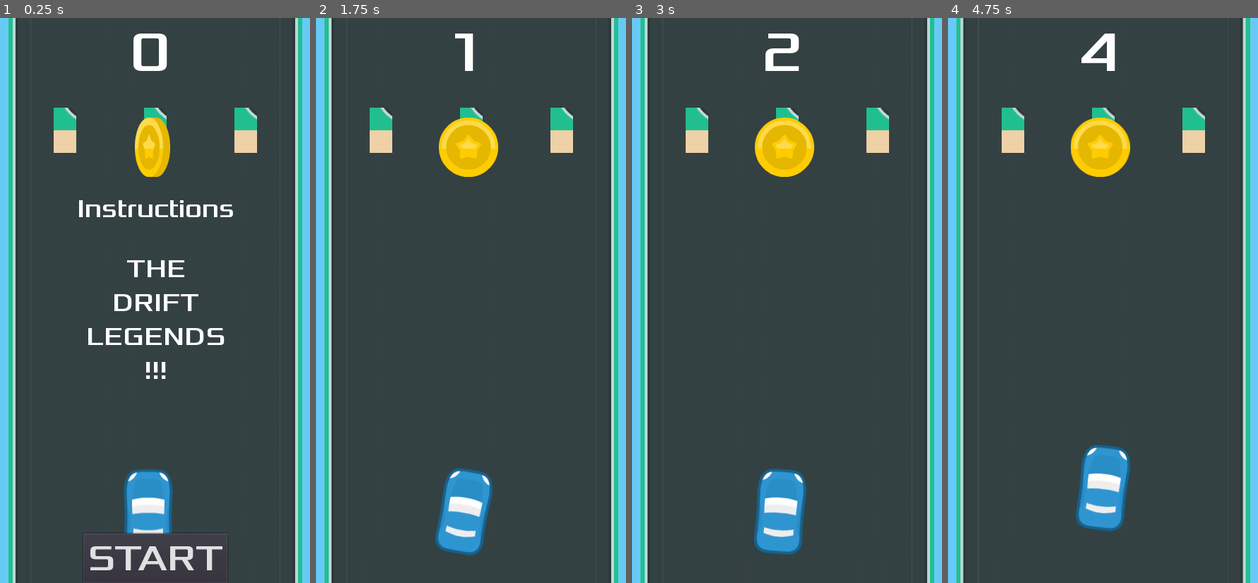
Above: before the commit, frames 1-4 (left to right).
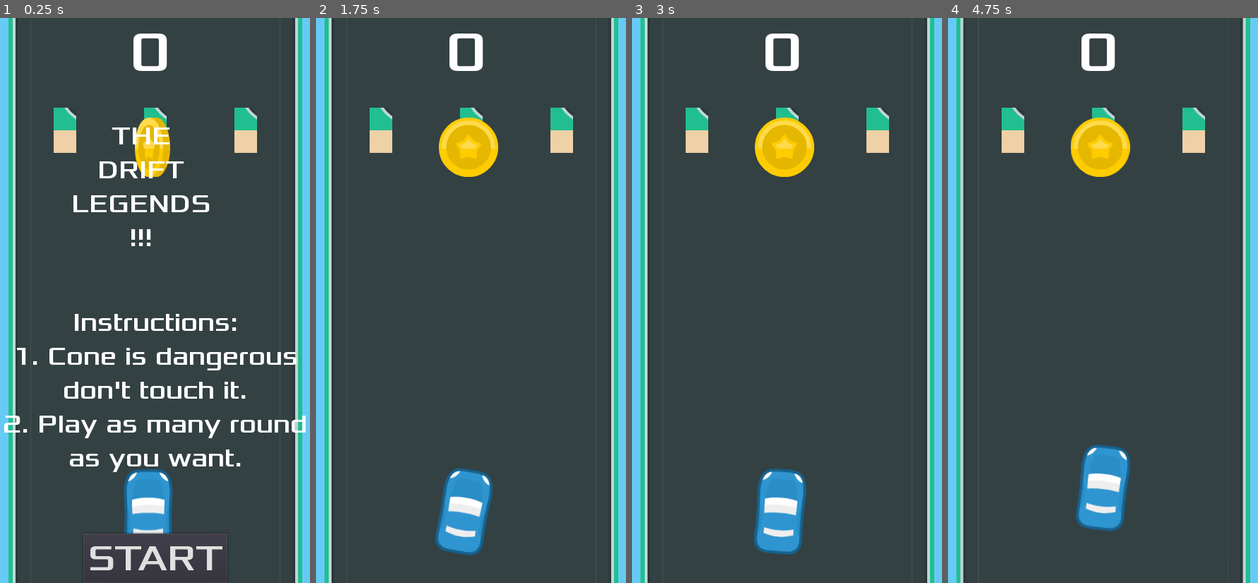
Above: after the commit, the same moments.

Repository: 20Deepshikha/final-project-gameteam
Game: Godot game, scene res://Game.tscn
The game is run twice, just before and just after one commit, with the same random seed, the same clock (stepped at 60 frames per second) and the same inputs.
Inputs:
- Up to frame 1 (0.25 s): no input
- Up to frame 2 (1.75 s): click "START" at 0.5 s; hold Right (ui_right) from 1.28 s (still down)
- Up to frame 3 (3 s): release Right (ui_right) at 2.03 s; hold Left (ui_left) 2.03-2.78 s; hold Right (ui_right) from 2.78 s (still down)
- Up to frame 4 (4.75 s): release Right (ui_right) at 3.53 s; hold Up (ui_up) 3.53-4.28 s; hold Left (ui_left) from 4.28 s (still down)

The runs differ from the first frame. In frame 1, 6.9% of the frame differs, in the area x 1-99%, y 19-81%; in frame 2, 0.5%; in frame 3, 0.2%; in frame 4, 0.4%.

Commit message:
added everything

Diff:
--- a/Game.gd
+++ b/Game.gd
@@ -49,14 +49,6 @@
 	# Update the score label in the HUD
 	get_node("HUD/ScoreLabel").text = "Score: " + str(score)
 
-func game_over():
-	# Show the game over screen and the final score
-	get_node("GameOverScreen/ScoreLabel").text = "Final Score: " + str(score)
-	get_node("GameOverScreen").show()
-
-	# Pause the game and disable the player's movement
-	get_tree().paused = true
-	#player.get_node("Movement").set_process(false)
 
 
 
@@ -69,3 +61,13 @@
 func _on_car_touch_the_wall():
 	score -= 5
 	get_node("HUD/ScoreLabel").text = str(score)
+
+
+func _on_car_game_over():
+	print("aaaa")
+	get_tree().quit()
+
+
+func _on_Area2D_body_entered(body):
+	if body.name == "car":
+		get_tree().quit()
--- a/Game.tscn
+++ b/Game.tscn
@@ -1,7 +1,8 @@
-[gd_scene load_steps=15 format=2]
+[gd_scene load_steps=16 format=2]
 
 [ext_resource path="res://Road.tscn" type="PackedScene" id=1]
 [ext_resource path="res://car.tscn" type="PackedScene" id=2]
+[ext_resource path="res://cone.tscn" type="PackedScene" id=3]
 [ext_resource path="res://HUD.tscn" type="PackedScene" id=4]
 [ext_resource path="res://Game.gd" type="Script" id=5]
 [ext_resource path="res://assets/Chiptronical.ogg" type="AudioStream" id=6]
@@ -27,6 +28,9 @@
 
 [sub_resource type="RectangleShape2D" id=7]
 extents = Vector2( 609, 266.5 )
+
+[sub_resource type="RectangleShape2D" id=8]
+extents = Vector2( 21, 21 )
 
 [node name="Game" type="Node2D"]
 position = Vector2( 0, -1 )
@@ -153,9 +157,17 @@
 [node name="coin10" parent="Node2D" instance=ExtResource( 7 )]
 position = Vector2( 100, -4717 )
 
+[node name="obs" parent="." instance=ExtResource( 3 )]
+
+[node name="Area2D" type="Area2D" parent="."]
+
+[node name="CollisionShape2D" type="CollisionShape2D" parent="Area2D"]
+position = Vector2( 219, -52 )
+shape = SubResource( 8 )
+
+[connection signal="game_over" from="car" to="." method="_on_car_game_over"]
 [connection signal="touch_the_wall" from="car" to="." method="_on_car_touch_the_wall"]
 [connection signal="body_entered" from="Area2D2" to="car" method="on_car_reaches_end"]
-[connection signal="start_game" from="HUD" to="." method="_on_HUD_start_game"]
 [connection signal="timeout" from="Scoretimer" to="." method="_on_Scoretimer_timeout"]
 [connection signal="coin_collected" from="Node2D/coin1" to="HUD" method="_on_coin_coin_collected"]
 [connection signal="coin_collected" from="Node2D/coin2" to="HUD" method="_on_coin_coin_collected"]
@@ -167,3 +179,4 @@
 [connection signal="coin_collected" from="Node2D/coin8" to="HUD" method="_on_coin_coin_collected"]
 [connection signal="coin_collected" from="Node2D/coin9" to="HUD" method="_on_coin_coin_collected"]
 [connection signal="coin_collected" from="Node2D/coin10" to="HUD" method="_on_coin_coin_collected"]
+[connection signal="body_entered" from="Area2D" to="." method="_on_Area2D_body_entered"]
--- a/HUD.gd
+++ b/HUD.gd
@@ -1,5 +1,6 @@
 extends CanvasLayer
 signal start_game
+
 
 var coins = 0
 
@@ -13,6 +14,8 @@
 func _on_coin_collected():
 	coins = coins + 1
 	_ready()
+
+
 
 func show_message(text):
 	$Message.text = text
@@ -37,6 +40,8 @@
 
 func _on_StartButton_pressed():
 	$StartButton.hide()
+	$Message.hide()
+	$Instructions.hide()
 	emit_signal("start_game")
 
 func _on_MessageTimer_timeout():
--- a/HUD.tscn
+++ b/HUD.tscn
@@ -29,13 +29,13 @@
 
 [node name="Message" type="Label" parent="."]
 anchor_left = 0.5
-anchor_top = 0.5
+anchor_top = 0.45
 anchor_right = 0.5
 anchor_bottom = 0.5
-margin_left = -99.0
-margin_top = -68.0
-margin_right = 101.0
-margin_bottom = 73.0
+margin_left = -120.0
+margin_top = -216.0
+margin_right = 80.0
+margin_bottom = -67.0
 custom_fonts/font = SubResource( 2 )
 text = "THE DRIFT LEGENDS!!!"
 align = 1
@@ -61,12 +61,12 @@
 anchor_top = 0.5
 anchor_right = 1.0
 anchor_bottom = 0.5
-margin_left = 1.0
-margin_top = -153.0
-margin_right = 1.0
-margin_bottom = -108.0
+margin_top = 8.0
+margin_bottom = 245.0
 custom_fonts/font = SubResource( 2 )
-text = "Instructions"
+text = "Instructions:
+1. Cone is dangerous don't touch it.
+2. Play as many round as you want."
 align = 1
 autowrap = true
 
--- a/car.gd
+++ b/car.gd
@@ -1,6 +1,6 @@
 extends KinematicBody2D
 signal touch_the_wall
-
+signal game_over
 var accel = 5000
 var max_speed = 100000
 var turbo_speed = 1000000
@@ -40,7 +40,11 @@
 	if body.name == "car":
 		# Stop the car's velocity
 		velocity = Vector2.ZERO
-	emit_signal("touch_the_wall")
+
+		emit_signal("touch_the_wall")
+	if body.name == "StaticBody2D":
+		print("aa")
+		emit_signal("game_over")
 
 
 func on_car_reaches_end(body: PhysicsBody2D) -> void:
--- /dev/null
+++ b/cone.gd
@@ -0,0 +1,16 @@
+extends StaticBody2D
+
+
+# Declare member variables here. Examples:
+# var a = 2
+# var b = "text"
+
+
+# Called when the node enters the scene tree for the first time.
+func _ready():
+	pass # Replace with function body.
+
+
+# Called every frame. 'delta' is the elapsed time since the previous frame.
+#func _process(delta):
+#	pass
--- /dev/null
+++ b/cone.tscn
@@ -0,0 +1,27 @@
+[gd_scene load_steps=5 format=2]
+
+[ext_resource path="res://assets/Objects/cone_down.png" type="Texture" id=1]
+[ext_resource path="res://assets/Objects/cone_straight.png" type="Texture" id=2]
+
+[sub_resource type="SpriteFrames" id=1]
+animations = [ {
+"frames": [ ExtResource( 2 ), ExtResource( 1 ) ],
+"loop": true,
+"name": "default",
+"speed": 5.0
+} ]
+
+[sub_resource type="RectangleShape2D" id=2]
+extents = Vector2( 24, 16 )
+
+[node name="obs" type="KinematicBody2D"]
+position = Vector2( 216, -56 )
+__meta__ = {
+"_edit_group_": true
+}
+
+[node name="AnimatedSprite" type="AnimatedSprite" parent="."]
+frames = SubResource( 1 )
+
+[node name="CollisionShape2D" type="CollisionShape2D" parent="."]
+shape = SubResource( 2 )
Not shown, added: Final-project-gameteam.exe
Not shown, added: Final-project-gameteam.pck
Not shown, added: executable/Final-project-gameteam.exe
Not shown, added: executable/Final-project-gameteam.pck
Not shown, added: executable/test2.exe
Not shown, added: executable/test2.pck
Not shown, added: executable/test3.exe
Not shown, added: executable/test3.pck
